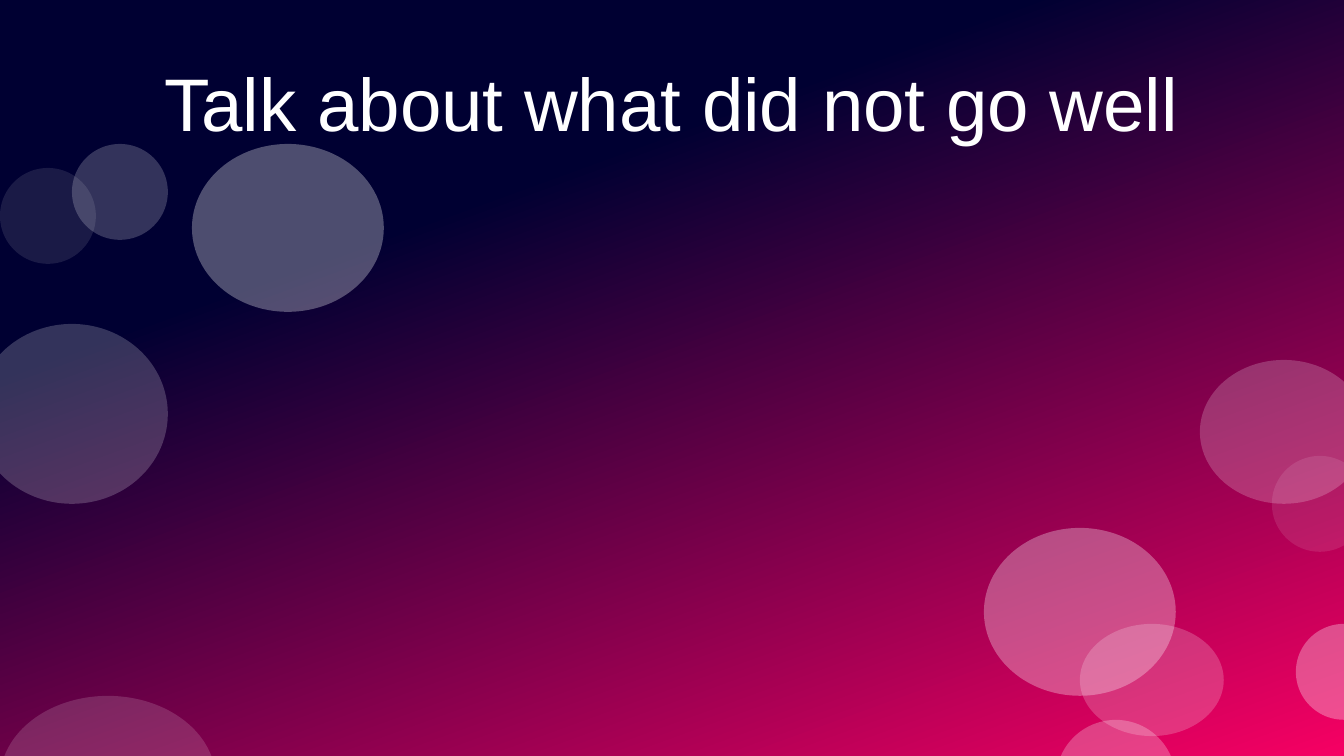
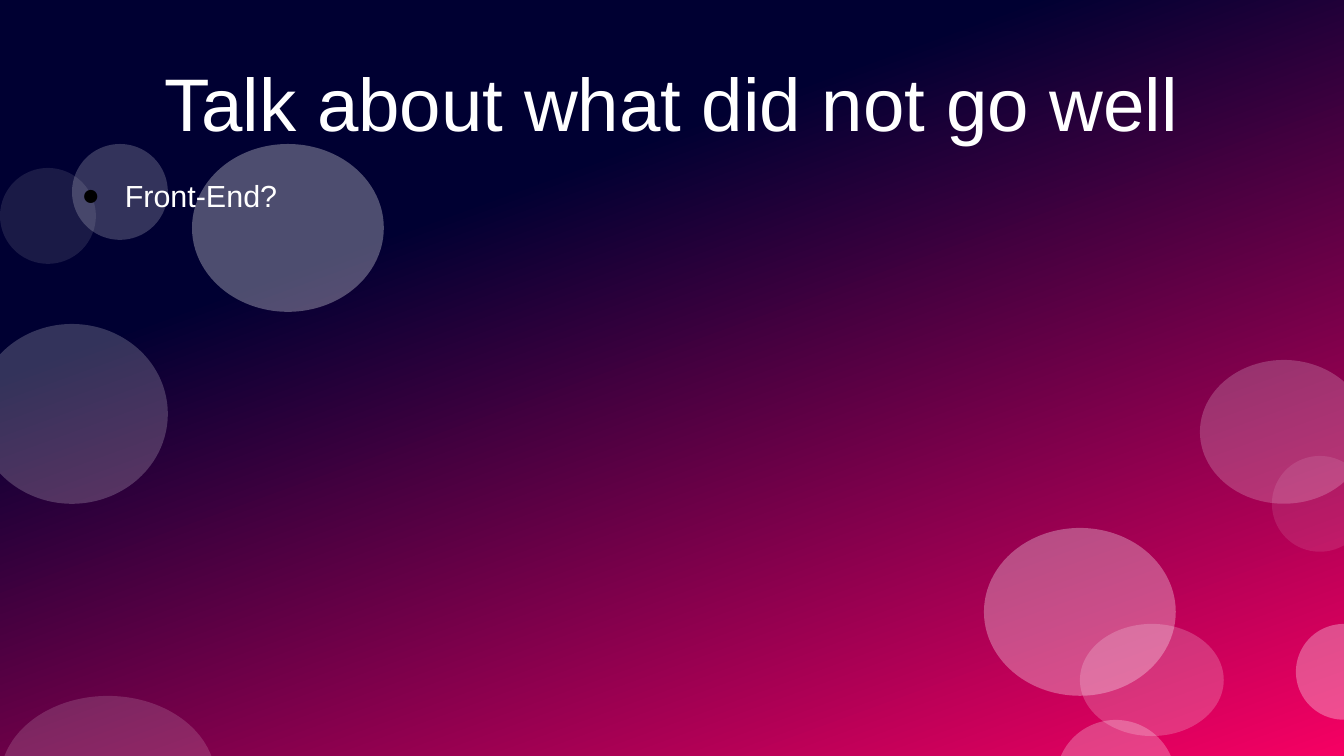
Before and after one commit to PrototypeProto/COP_4331_Small-Project, a slide deck: slide 9 of Pres.pptx. Drawn at 1344x756 pixels with LibreOffice and Linux fonts; fonts in the diff are those of the drawing. Boxes give left, top, right and bottom in pixels: in the first picture for what was removed or moved away, otherwise in the second. Text is boxed around its words. In the diff, an @@ line names an element or a change of style, - is before the commit and + after.

```diff
--- a/Pres.pptx
+++ b/Pres.pptx
@@ text added at <box>125,183,277,213</box>, 18 pt, text #FFFFFF @@
+● Front-End?
```
Also in this commit, not shown: 4 other slides changed, 1 slide added, 1 slide removed.
